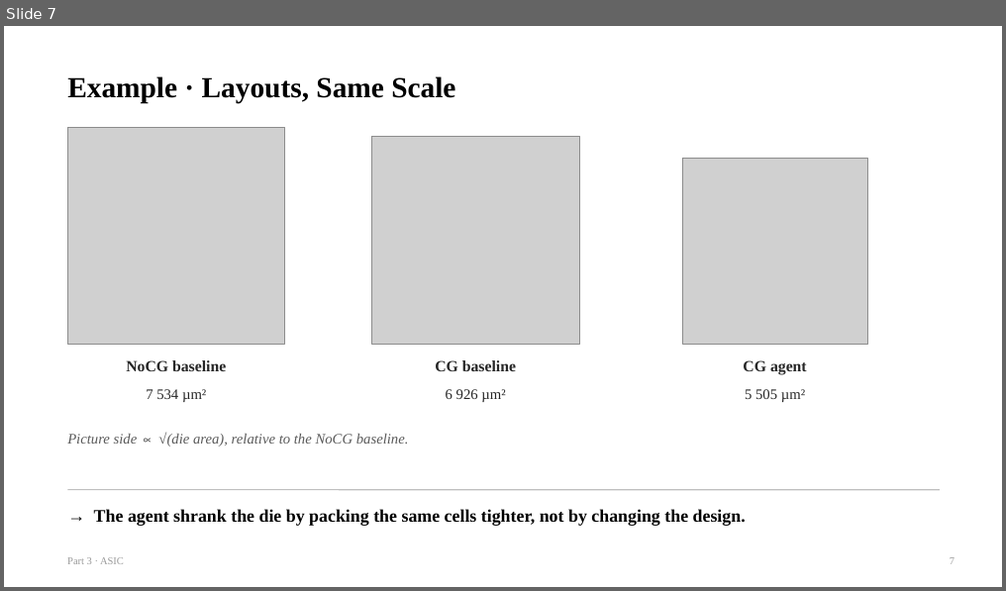
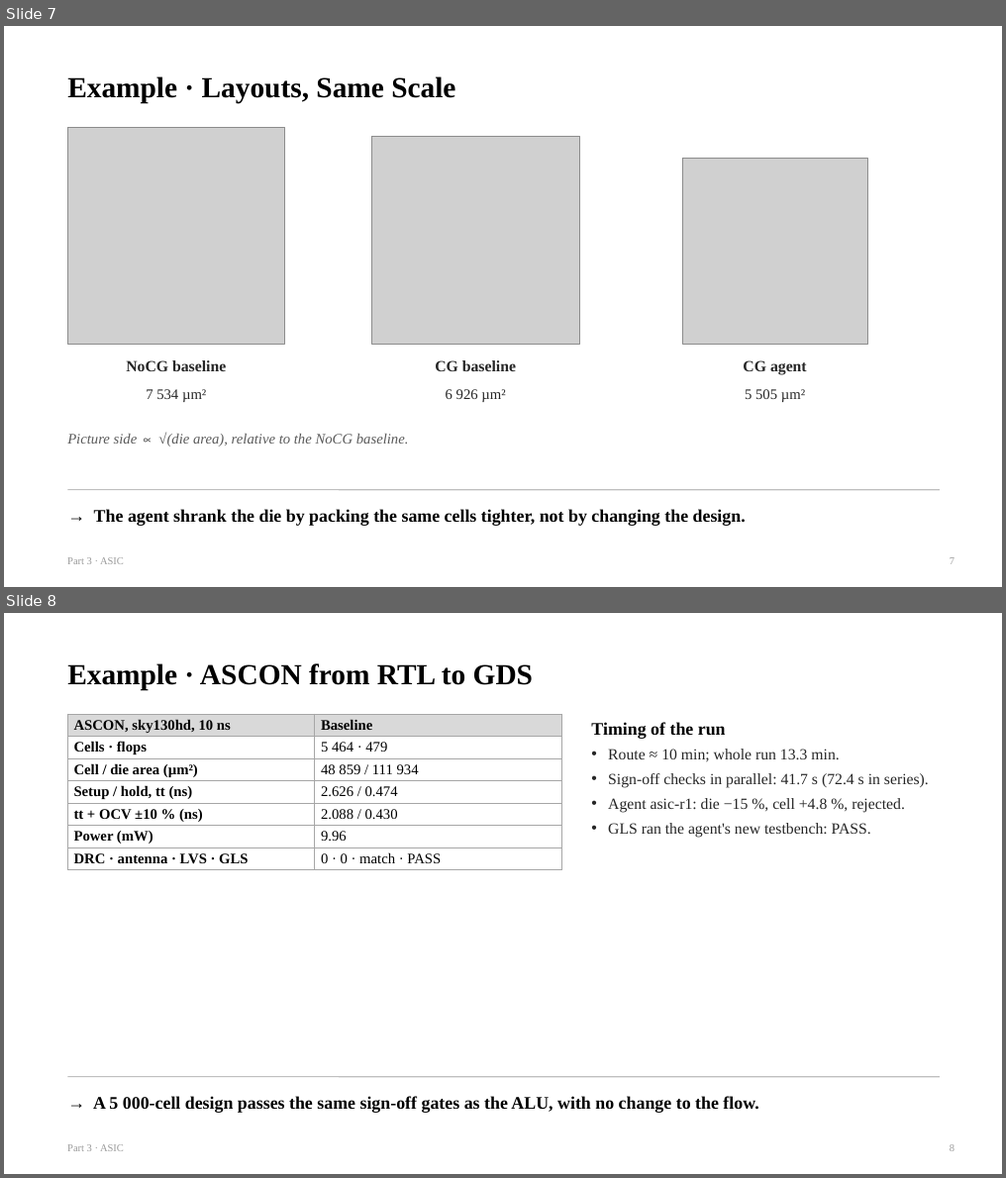
Before and after one commit to chipchip-tech/CHIA-workflow, a slide deck: projects/demo-alu/report/guides/3_ASIC.pptx. Shown one above the other, each under a label of ours: slide 7 before the commit, slides 7 and 8 after it. The pictures are 1006x591 and 1006x1178 pixels, drawn with LibreOffice and Linux fonts; fonts in the diff are those of the drawing; grey boxes stand for pictures. Boxes give left, top, right and bottom in pixels: in the first picture for what was removed or moved away, otherwise in the second. Text is boxed around its words. In the diff, an @@ line names an element or a change of style, - is before the commit and + after.

```diff
--- a/projects/demo-alu/report/guides/3_ASIC.pptx
+++ b/projects/demo-alu/report/guides/3_ASIC.pptx
@@ slide 8 added at (4,613,1002,1174), background #FFFFFF @@
@@ text added at (67,663,533,690), 28 pt, text #000000, bold @@
+Example · ASCON from RTL to GDS
@@ table added at (67,714,561,868), 7 rows, 2 columns @@
+ASCON, sky130hd, 10 ns | Baseline
+Cells · flops | 5 464 · 479
+Cell / die area (µm²) | 48 859 / 111 934
+Setup / hold, tt (ns) | 2.626 / 0.474
+tt + OCV ±10 % (ns) | 2.088 / 0.430
+Power (mW) | 9.96
+DRC · antenna · LVS · GLS | 0 · 0 · match · PASS
@@ text added at (591,722,726,739), 17 pt, text #000000, bold @@
+Timing of the run
@@ text added at (608,749,929,838), 15 pt, text #262626 @@
+• Route ≈ 10 min; whole run 13.3 min.
+• Sign-off checks in parallel: 41.7 s (72.4 s in series).
+• Agent asic-r1: die −15 %, cell +4.8 %, rejected.
+• GLS ran the agent's new testbench: PASS.
@@ line added from (67, 1077) to (940, 1077), #BFBFBF 1 pt @@
@@ text added at (93,1096,758,1113), 17 pt, text #000000, bold @@
+→ A 5 000-cell design passes the same sign-off gates as the ALU, with no change to the flow.
@@ text added at (67,1145,124,1152), 10 pt, text #9A9A9A @@
+Part 3 · ASIC
@@ text added at (949,1145,954,1152), 10 pt, text #9A9A9A @@
+8
```
Also in this commit, not shown: 1 slide changed, 5 other files.
